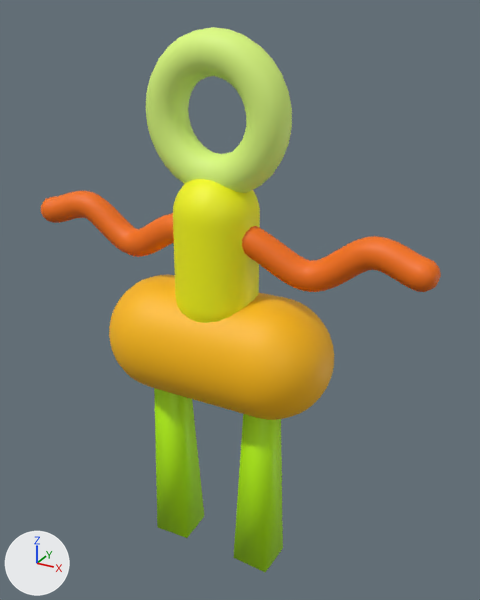
Two versions of the FBX model Assets/Content/Guests/guest-rigged.fbx, one commit apart.
Both versions are drawn from a 50 mm lens placed at (0.275, -0.491, 0.497), pointed at (0.015, -0.018, 0.26). Every picture has the same lights, and +X, +Y and +Z are marked at lower left. Where no turn or scale is listed for an object, it has been applied to the vertices.

The first picture shows 'guest'.
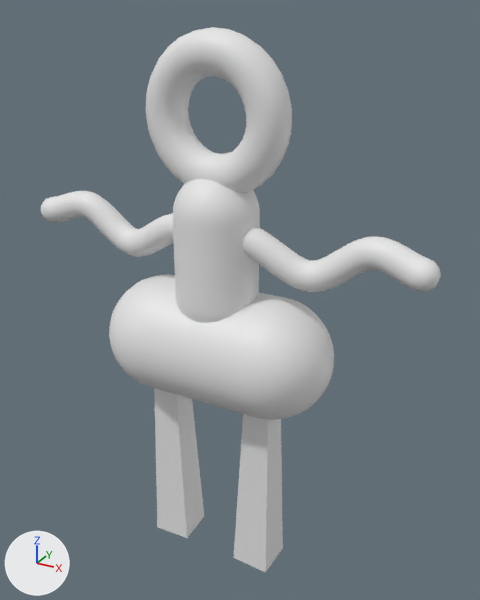
The newer file is also rescaled (x3.862), turned or shifted as a whole; pictures and numbers use the older file's frame.

Location of each change, (x1, y1, x2, y2) in pixels of the pictures (480 x 600 px):
'guest', shading changed, recoloured
    both: (41, 27, 441, 572)
part 2 of me_p_a9a55348_8cab_4d2c_b78b_61de8eabb66f, recoloured (orange to white)
    both: (109, 275, 334, 420)
part 3 of me_p_a9a55348_8cab_4d2c_b78b_61de8eabb66f, recoloured (orange to white)
    both: (41, 191, 441, 292)
part 4 of me_p_a9a55348_8cab_4d2c_b78b_61de8eabb66f, recoloured (green to white)
    both: (154, 388, 283, 572)
part 5 of me_p_a9a55348_8cab_4d2c_b78b_61de8eabb66f, recoloured (yellow to white)
    both: (173, 179, 260, 323)
part 6 of me_p_a9a55348_8cab_4d2c_b78b_61de8eabb66f, recoloured (green to white)
    both: (145, 27, 292, 193)

The change, as a list of edits to the scene's bpy script:
```text
Add mat_material_001:
    mat_material_001 = principled_material('Material.001')
    mat_material_001.base_color = (0.8, 0.8, 0.8)  # white #e7e7e7
Change me_p_a9a55348_8cab_4d2c_b78b_61de8eabb66f:
    where me_p_a9a55348_8cab_4d2c_b78b_61de8eabb66f.from_pydata(...)  # 3722 vertices, 3782 faces; spans x -0.19..0.185, y -0.055..0.055, z -0.224..0.262
    used by ob_guest; location = (0.0025, -0.036, 0.2214)
    me_p_a9a55348_8cab_4d2c_b78b_61de8eabb66f part 1: its shading normals changed
    me_p_a9a55348_8cab_4d2c_b78b_61de8eabb66f part 2: all 1152 faces that had it switch from mat_standard_ff8000 (yellow #ffbc00) to mat_material_001 (white #e7e7e7)
    me_p_a9a55348_8cab_4d2c_b78b_61de8eabb66f part 3: all 1008 faces that had it switch from mat_standard_ed2a00 (orange #f77100) to mat_material_001 (white #e7e7e7)
    me_p_a9a55348_8cab_4d2c_b78b_61de8eabb66f part 4: all 20 faces that had it switch from mat_standard_80ff00 (green #bcff00) to mat_material_001 (white #e7e7e7)
    me_p_a9a55348_8cab_4d2c_b78b_61de8eabb66f part 5: all 1152 faces that had it switch from mat_standard_f0f700 (yellow #f8fb00) to mat_material_001 (white #e7e7e7)
    me_p_a9a55348_8cab_4d2c_b78b_61de8eabb66f part 6: all 450 faces that had it switch from mat_standard_bbff36 (green #deff7f) to mat_material_001 (white #e7e7e7)
```
